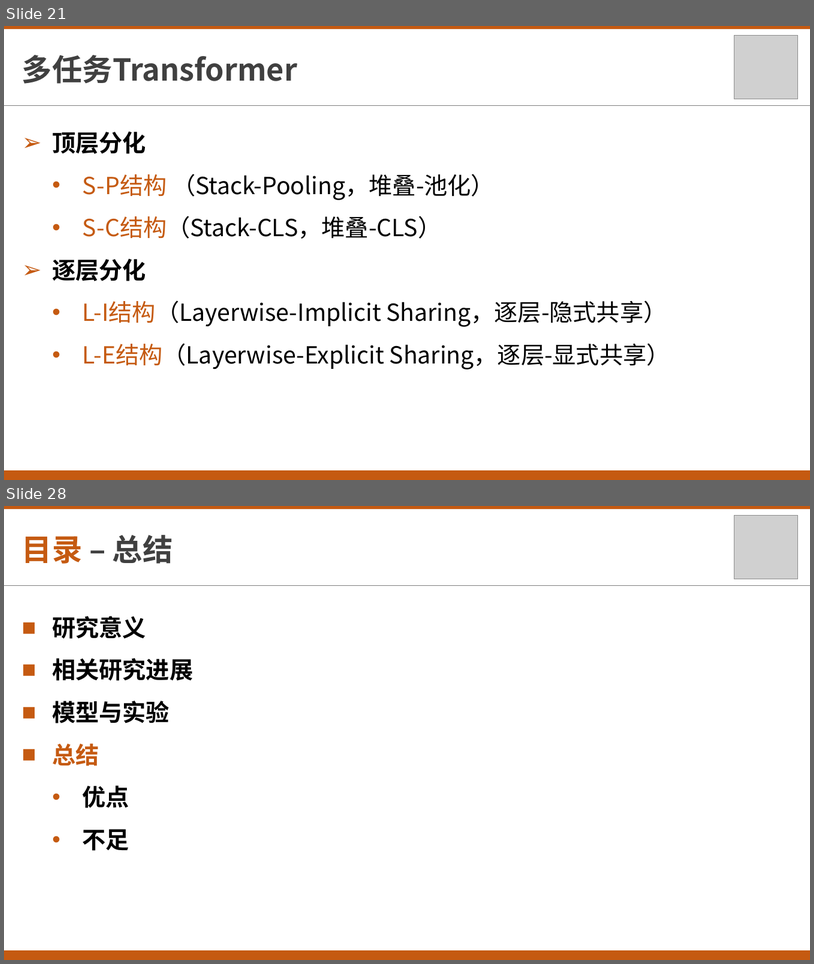
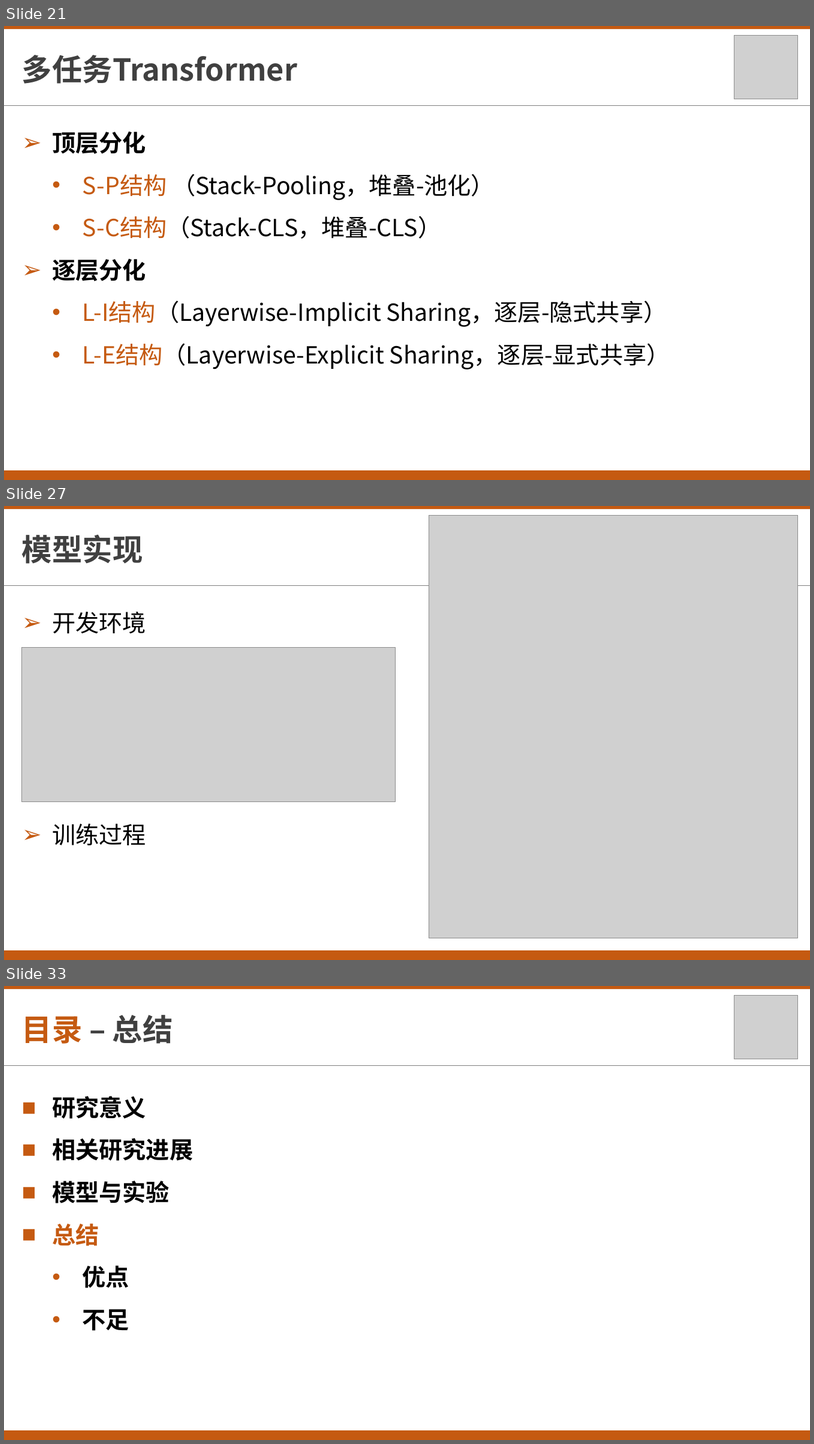
Before and after one commit to txsun1997/Bachelor-Thesis-XDU, a slide deck: materials/毕业设计答辩.pptx. Shown one above the other, each under a label of ours: slides 21 and 28 before the commit, slides 21, 27 and 33 after it; the slides between them are not shown. The pictures are 814x964 and 814x1444 pixels, drawn with LibreOffice and Linux fonts; fonts in the diff are those of the drawing; grey boxes stand for pictures. Boxes give left, top, right and bottom in pixels: in the first picture for what was removed or moved away, otherwise in the second. Text is boxed around its words. In the diff, an @@ line names an element or a change of style, - is before the commit and + after.

```diff
--- a/materials/毕业设计答辩.pptx
+++ b/materials/毕业设计答辩.pptx
@@ slide 27 added at (4, 506, 810, 960), background #FFFFFF @@
@@ rectangle added at (4, 506, 810, 509), fill #C55A11 @@
@@ picture added at (429, 515, 798, 937) @@
@@ picture added at (735, 515, 799, 579) @@
@@ text added at (22, 534, 143, 564), 36 pt, text #404040, bold @@
+模型实现
@@ line added from (4, 585) to (810, 585), #808080 0.5 pt @@
@@ text added at (52, 612, 146, 845), 28 pt, text #000000 @@
+➢ 开发环境
+➢ 训练过程
@@ picture added at (22, 647, 396, 801) @@
@@ rectangle added at (4, 950, 810, 960), fill #C55A11 @@
@@ what was slide 28 is now slide 33 @@
```
Also in this commit, not shown: 6 slides changed, 5 other slides added.
